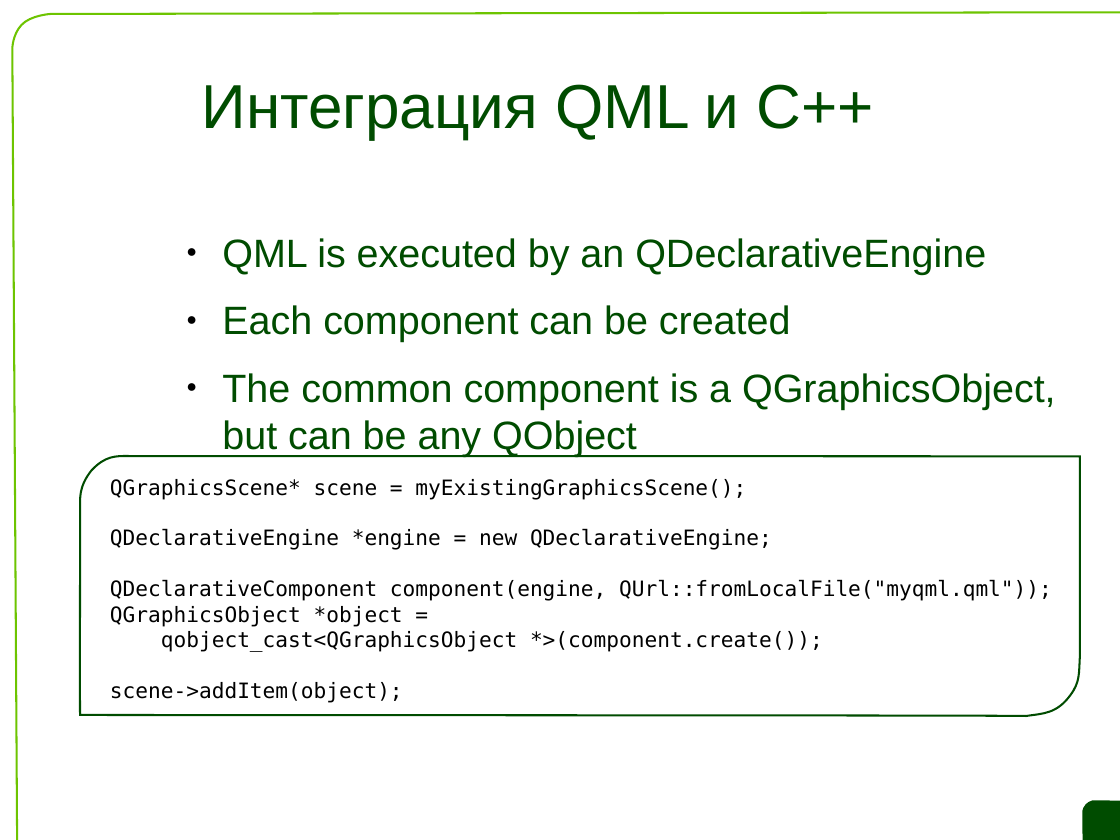
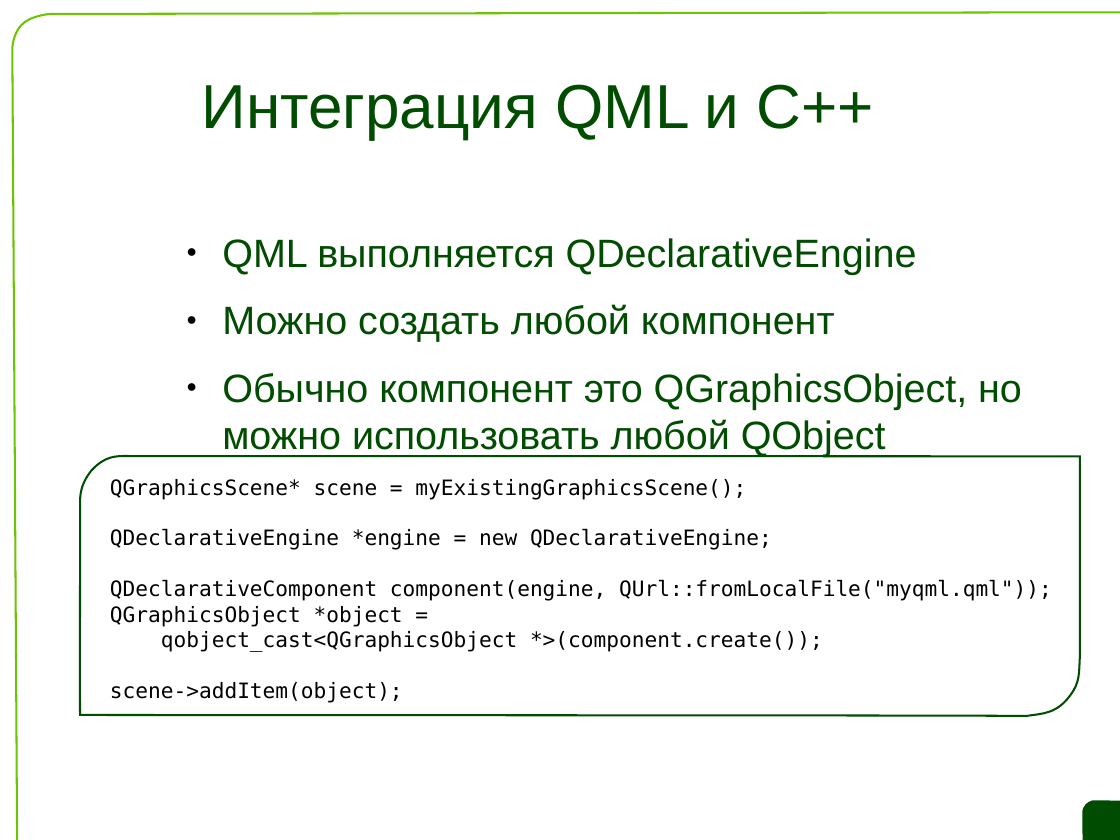
Before and after one commit to saa/qecm, a slide deck: slide 34 of L7/L7 Slides.odp. Drawn at 1120x840 pixels with LibreOffice and Linux fonts; fonts in the diff are those of the drawing; background and template pictures are left out. Boxes give left, top, right and bottom in pixels: in the first picture for what was removed or moved away, otherwise in the second. Text is boxed around its words. In the diff, an @@ line names an element or a change of style, - is before the commit and + after.

```diff
--- a/L7/L7 Slides.odp
+++ b/L7/L7 Slides.odp
@@ text at [222,238,1022,457]: text changed @@
-● QML is executed by an QDeclarativeEngine
-● Each component can be created
-● The common component is a QGraphicsObject, but can be any QObject
+● QML выполняется QDeclarativeEngine
+● Можно создать любой компонент
+● Обычно компонент это QGraphicsObject, но можно использовать любой QObject
```
Also in this commit, not shown: 12 other slides changed, 5 slides added, 5 slides removed.
